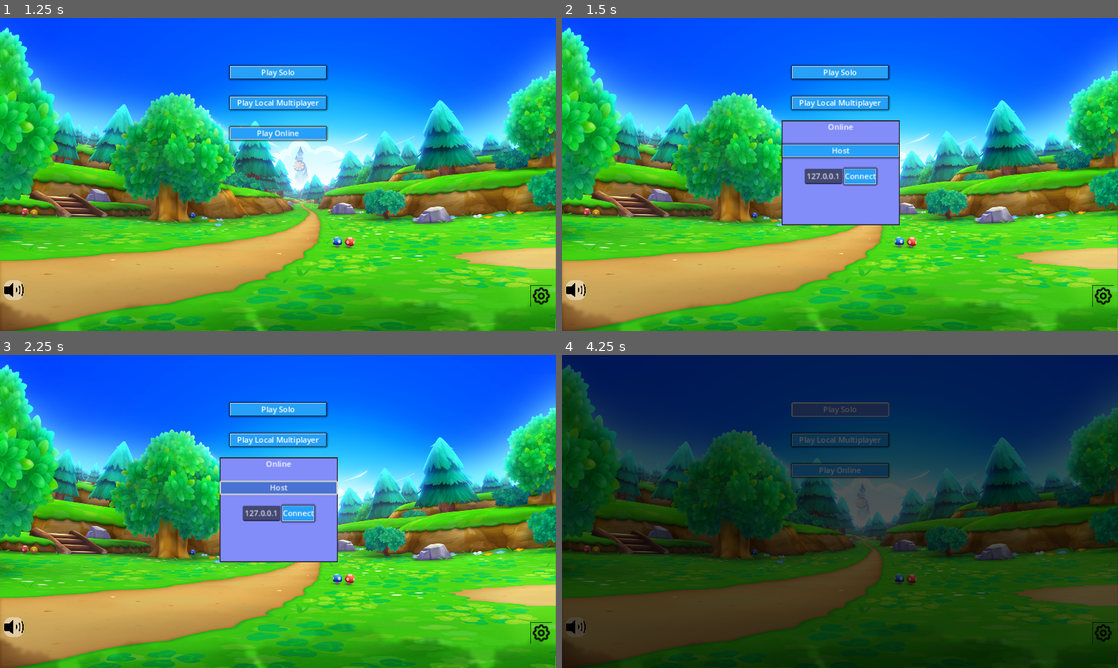
Above: before the commit, frames 1-4 (two rows, left to right).
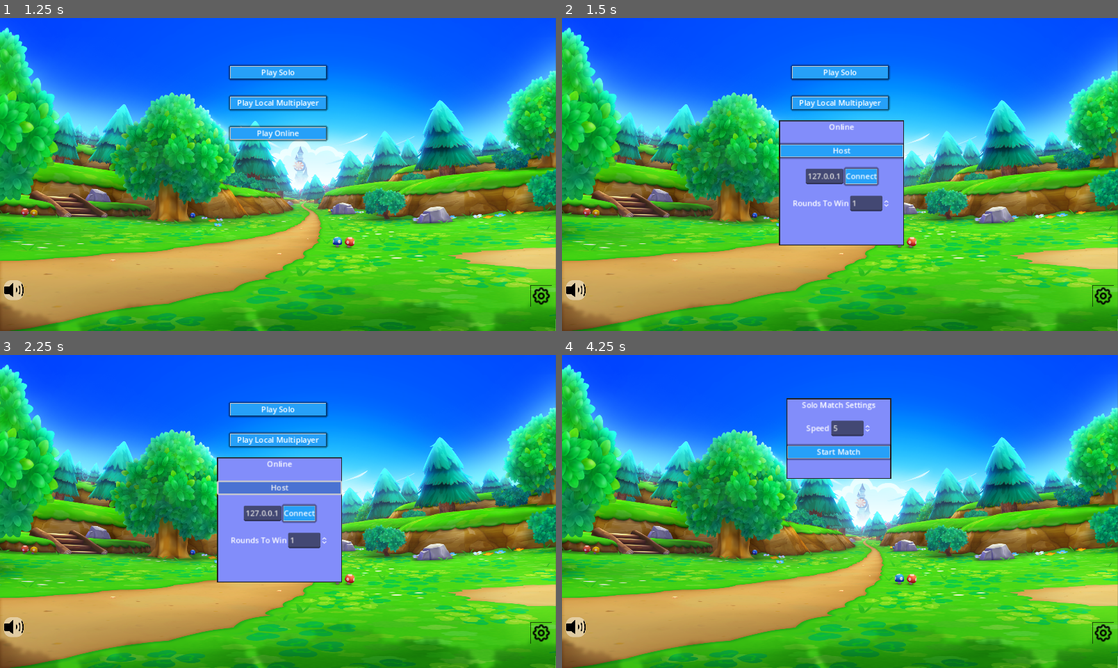
Above: after the commit, the same moments.

Repository: Mageh533/QuickPPOnline
Game: Godot game, scene res://Scenes/UI/MainMenu.tscn
The game is run twice, just before and just after one commit, with the same random seed, the same clock (stepped at 60 frames per second) and the same inputs.
Inputs:
- Up to frame 1 (1.25 s): click "Play Local Multiplayer" at 0.5 s
- Up to frame 2 (1.5 s): click "Play Online" at 1.25 s
- Up to frame 3 (2.25 s): click "Host" at 2 s
- Up to frame 4 (4.25 s): click "Connect" at 2.75 s; click "Play Solo" at 3.5 s

Frame 1 is identical in both runs. In frame 2, 2.9% of the frame differs, in the area x 39-62%, y 32-73%; in frame 3, 2.9%; in frame 4, 100%, in the area x 0-100%, y 0-100%.

Commit message:
WIP match settings

Diff:
--- a/Scenes/UI/MainMenu.tscn
+++ b/Scenes/UI/MainMenu.tscn
@@ -69,6 +69,11 @@
 Panel/styles/panel = SubResource("StyleBoxFlat_ks2fx")
 PopupPanel/styles/panel = SubResource("StyleBoxFlat_baad8")
 
+[sub_resource type="LabelSettings" id="LabelSettings_w71jw"]
+font_color = Color(0.901961, 0.901961, 0, 1)
+outline_size = 2
+outline_color = Color(0, 0, 0, 1)
+
 [sub_resource type="StyleBoxFlat" id="StyleBoxFlat_rwkxl"]
 bg_color = Color(0, 0.713726, 0.996078, 1)
 border_width_left = 1
@@ -87,11 +92,6 @@
 MarginContainer/constants/margin_right = 0
 MarginContainer/constants/margin_top = 0
 Panel/styles/panel = SubResource("StyleBoxFlat_rwkxl")
-
-[sub_resource type="LabelSettings" id="LabelSettings_w71jw"]
-font_color = Color(0.901961, 0.901961, 0, 1)
-outline_size = 2
-outline_color = Color(0, 0, 0, 1)
 
 [sub_resource type="StyleBoxFlat" id="StyleBoxFlat_q34b0"]
 bg_color = Color(1, 1, 1, 0.443137)
@@ -230,59 +230,6 @@
 layout_mode = 2
 text = "Play Online"
 
-[node name="OnlinePopUp" type="PopupPanel" parent="UI/MenuItems"]
-mode = 1
-position = Vector2i(455, 212)
-size = Vector2i(245, 217)
-max_size = Vector2i(31248, 32768)
-
-[node name="VOnlineContainer" type="VBoxContainer" parent="UI/MenuItems/OnlinePopUp"]
-offset_left = 2.0
-offset_top = 2.0
-offset_right = 243.0
-offset_bottom = 215.0
-theme_override_constants/separation = 17
-
-[node name="DirectNet" type="VBoxContainer" parent="UI/MenuItems/OnlinePopUp/VOnlineContainer"]
-layout_mode = 2
-theme = SubResource("Theme_mb2x8")
-theme_override_constants/separation = 24
-
-[node name="Direct" type="Label" parent="UI/MenuItems/OnlinePopUp/VOnlineContainer/DirectNet"]
-layout_mode = 2
-text = "Online"
-horizontal_alignment = 1
-
-[node name="Host" type="Button" parent="UI/MenuItems/OnlinePopUp/VOnlineContainer/DirectNet"]
-layout_mode = 2
-text = "Host"
-
-[node name="Options" type="HBoxContainer" parent="UI/MenuItems/OnlinePopUp/VOnlineContainer/DirectNet"]
-layout_mode = 2
-alignment = 1
-
-[node name="Remote" type="LineEdit" parent="UI/MenuItems/OnlinePopUp/VOnlineContainer/DirectNet/Options"]
-layout_mode = 2
-text = "127.0.0.1"
-max_length = 15
-expand_to_text_length = true
-
-[node name="Connect" type="Button" parent="UI/MenuItems/OnlinePopUp/VOnlineContainer/DirectNet/Options"]
-layout_mode = 2
-text = "Connect"
-
-[node name="PlayerInfo" type="HBoxContainer" parent="UI/MenuItems/OnlinePopUp/VOnlineContainer/DirectNet"]
-layout_mode = 2
-alignment = 1
-
-[node name="Label" type="Label" parent="UI/MenuItems/OnlinePopUp/VOnlineContainer/DirectNet/PlayerInfo"]
-layout_mode = 2
-text = "0 / 0 Players connected"
-
-[node name="Start" type="Button" parent="UI/MenuItems/OnlinePopUp/VOnlineContainer/DirectNet/PlayerInfo"]
-layout_mode = 2
-text = "Start"
-
 [node name="OnlineWarning" type="Label" parent="UI"]
 visible = false
 layout_mode = 0
@@ -294,6 +241,141 @@
 Support coming soon!"
 label_settings = SubResource("LabelSettings_w71jw")
 horizontal_alignment = 1
+
+[node name="OnlinePopUp" type="PopupPanel" parent="UI"]
+mode = 1
+position = Vector2i(450, 212)
+size = Vector2i(259, 259)
+max_size = Vector2i(31248, 32768)
+
+[node name="VOnlineContainer" type="VBoxContainer" parent="UI/OnlinePopUp"]
+offset_left = 2.0
+offset_top = 2.0
+offset_right = 257.0
+offset_bottom = 257.0
+theme_override_constants/separation = 17
+
+[node name="DirectNet" type="VBoxContainer" parent="UI/OnlinePopUp/VOnlineContainer"]
+layout_mode = 2
+theme = SubResource("Theme_mb2x8")
+theme_override_constants/separation = 24
+
+[node name="Direct" type="Label" parent="UI/OnlinePopUp/VOnlineContainer/DirectNet"]
+layout_mode = 2
+text = "Online"
+horizontal_alignment = 1
+
+[node name="Host" type="Button" parent="UI/OnlinePopUp/VOnlineContainer/DirectNet"]
+layout_mode = 2
+text = "Host"
+
+[node name="Options" type="HBoxContainer" parent="UI/OnlinePopUp/VOnlineContainer/DirectNet"]
+layout_mode = 2
+alignment = 1
+
+[node name="Remote" type="LineEdit" parent="UI/OnlinePopUp/VOnlineContainer/DirectNet/Options"]
+layout_mode = 2
+text = "127.0.0.1"
+max_length = 15
+expand_to_text_length = true
+
+[node name="Connect" type="Button" parent="UI/OnlinePopUp/VOnlineContainer/DirectNet/Options"]
+layout_mode = 2
+text = "Connect"
+
+[node name="RoundsToWin" type="HBoxContainer" parent="UI/OnlinePopUp/VOnlineContainer/DirectNet"]
+layout_mode = 2
+alignment = 1
+
+[node name="Label" type="Label" parent="UI/OnlinePopUp/VOnlineContainer/DirectNet/RoundsToWin"]
+layout_mode = 2
+text = "Rounds To Win"
+
+[node name="Rounds" type="SpinBox" parent="UI/OnlinePopUp/VOnlineContainer/DirectNet/RoundsToWin"]
+layout_mode = 2
+min_value = 1.0
+value = 1.0
+rounded = true
+
+[node name="PlayerInfo" type="HBoxContainer" parent="UI/OnlinePopUp/VOnlineContainer/DirectNet"]
+layout_mode = 2
+alignment = 1
+
+[node name="Label" type="Label" parent="UI/OnlinePopUp/VOnlineContainer/DirectNet/PlayerInfo"]
+layout_mode = 2
+text = "0 / 0 Players connected"
+
+[node name="Start" type="Button" parent="UI/OnlinePopUp/VOnlineContainer/DirectNet/PlayerInfo"]
+layout_mode = 2
+text = "Start"
+
+[node name="LocalMatchSettings" type="PopupPanel" parent="UI"]
+position = Vector2i(470, 145)
+size = Vector2i(212, 152)
+
+[node name="Items" type="VBoxContainer" parent="UI/LocalMatchSettings"]
+offset_left = 2.0
+offset_top = 2.0
+offset_right = 210.0
+offset_bottom = 150.0
+theme_override_constants/separation = 20
+
+[node name="Label" type="Label" parent="UI/LocalMatchSettings/Items"]
+layout_mode = 2
+text = "Match Settings"
+horizontal_alignment = 1
+
+[node name="RoundsToWin" type="HBoxContainer" parent="UI/LocalMatchSettings/Items"]
+layout_mode = 2
+alignment = 1
+
+[node name="Label" type="Label" parent="UI/LocalMatchSettings/Items/RoundsToWin"]
+layout_mode = 2
+text = "Rounds To Win"
+
+[node name="Rounds" type="SpinBox" parent="UI/LocalMatchSettings/Items/RoundsToWin"]
+layout_mode = 2
+min_value = 1.0
+value = 1.0
+rounded = true
+
+[node name="StartButton" type="Button" parent="UI/LocalMatchSettings/Items"]
+layout_mode = 2
+text = "Start Match"
+
+[node name="SoloMatchSettings" type="PopupPanel" parent="UI"]
+position = Vector2i(465, 90)
+size = Vector2i(217, 167)
+
+[node name="Items" type="VBoxContainer" parent="UI/SoloMatchSettings"]
+offset_left = 2.0
+offset_top = 2.0
+offset_right = 215.0
+offset_bottom = 165.0
+theme_override_constants/separation = 20
+
+[node name="Label" type="Label" parent="UI/SoloMatchSettings/Items"]
+layout_mode = 2
+text = "Solo Match Settings"
+horizontal_alignment = 1
+
+[node name="SpeedSetting" type="HBoxContainer" parent="UI/SoloMatchSettings/Items"]
+layout_mode = 2
+alignment = 1
+
+[node name="Label" type="Label" parent="UI/SoloMatchSettings/Items/SpeedSetting"]
+layout_mode = 2
+text = "Speed"
+
+[node name="Speed" type="SpinBox" parent="UI/SoloMatchSettings/Items/SpeedSetting"]
+layout_mode = 2
+min_value = 1.0
+value = 1.0
+rounded = true
+
+[node name="SoloStartButton" type="Button" parent="UI/SoloMatchSettings/Items"]
+layout_mode = 2
+text = "Start Match"
 
 [node name="GameContainer" type="Node" parent="."]
 process_mode = 1
@@ -702,9 +784,13 @@
 [connection signal="mouse_entered" from="UI/MenuItems/PlayMPOnline" to="." method="_on_play_mp_online_mouse_entered"]
 [connection signal="mouse_exited" from="UI/MenuItems/PlayMPOnline" to="." method="_on_play_mp_online_mouse_exited"]
 [connection signal="pressed" from="UI/MenuItems/PlayMPOnline" to="." method="_on_play_mp_online_pressed"]
-[connection signal="pressed" from="UI/MenuItems/OnlinePopUp/VOnlineContainer/DirectNet/Host" to="." method="_on_host_pressed"]
-[connection signal="pressed" from="UI/MenuItems/OnlinePopUp/VOnlineContainer/DirectNet/Options/Connect" to="." method="_on_connect_pressed"]
-[connection signal="pressed" from="UI/MenuItems/OnlinePopUp/VOnlineContainer/DirectNet/PlayerInfo/Start" to="." method="_on_start_pressed"]
+[connection signal="pressed" from="UI/OnlinePopUp/VOnlineContainer/DirectNet/Host" to="." method="_on_host_pressed"]
+[connection signal="pressed" from="UI/OnlinePopUp/VOnlineContainer/DirectNet/Options/Connect" to="." method="_on_connect_pressed"]
+[connection signal="value_changed" from="UI/OnlinePopUp/VOnlineContainer/DirectNet/RoundsToWin/Rounds" to="." method="_on_rounds_value_changed"]
+[connection signal="pressed" from="UI/OnlinePopUp/VOnlineContainer/DirectNet/PlayerInfo/Start" to="." method="_on_start_pressed"]
+[connection signal="value_changed" from="UI/LocalMatchSettings/Items/RoundsToWin/Rounds" to="." method="_on_rounds_value_changed"]
+[connection signal="pressed" from="UI/LocalMatchSettings/Items/StartButton" to="." method="_on_start_button_pressed"]
+[connection signal="pressed" from="UI/SoloMatchSettings/Items/SoloStartButton" to="." method="_on_solo_start_button_pressed"]
 [connection signal="pressed" from="PermaUI/SoundButton" to="." method="_on_sound_button_pressed"]
 [connection signal="pressed" from="PermaUI/ControlsPopUp/Controls/P1Controls/p1_up/p1up" to="PermaUI/ControlsPopUp" method="_on_p_1_up_pressed"]
 [connection signal="pressed" from="PermaUI/ControlsPopUp/Controls/P1Controls/p1_down/p1down" to="PermaUI/ControlsPopUp" method="_on_p_1_down_pressed"]
--- a/Scripts/Menu/MainMenu.gd
+++ b/Scripts/Menu/MainMenu.gd
@@ -9,14 +9,16 @@
 const PORT = 4433
 
 func _ready():
+	$UI/SoloMatchSettings/Items/SpeedSetting/Speed.value = GameManager.soloMatchSettings.speed
+	$UI/LocalMatchSettings/Items/RoundsToWin/Rounds.value = GameManager.matchSettings.roundsToWin
 	$PermaUI/PausedPanel.hide()
 	$PermaUI/TouchScreenControls.hide()
 	if OS.get_name() == "Web":
 		$UI/MenuItems/PlayMPOnline.disabled = true
 		$PermaUI/SettingsPopUp/VBoxContainer/Exit.queue_free()
 	$PermaUI/SoundPopUp/VSlider.value = db_to_linear(AudioServer.get_bus_volume_db(masterVolumeIndex))
-	$UI/MenuItems/OnlinePopUp.hide()
-	$UI/MenuItems/OnlinePopUp/VOnlineContainer/DirectNet/PlayerInfo.hide()
+	$UI/OnlinePopUp.hide()
+	$UI/OnlinePopUp/VOnlineContainer/DirectNet/PlayerInfo.hide()
 	# You can save bandwidth by disabling server relay and peer notifications.
 	multiplayer.server_relay = false
 
@@ -46,11 +48,13 @@
 	get_tree().paused = false
 
 func _on_play_mp_local_pressed():
-	setUpLocalGame()
-	await playFadeAnims("fadeIn")
-	start_game()
+	$UI/LocalMatchSettings.show()
 
 func _on_play_solo_pressed():
+	$UI/SoloMatchSettings.show()
+
+func _on_solo_start_button_pressed():
+	$UI/SoloMatchSettings.hide()
 	setUpLocalGame()
 	await playFadeAnims("fadeIn")
 	currentGame = SoloGame.instantiate()
@@ -60,6 +64,11 @@
 	get_tree().paused = false
 	$PermaUI/TouchScreenControls.show()
 
+func _on_start_button_pressed():
+	$UI/LocalMatchSettings.hide()
+	setUpLocalGame()
+	await playFadeAnims("fadeIn")
+	start_game()
 
 func on_restart_pressed():
 	await playFadeAnims("fadeIn")
@@ -122,7 +131,7 @@
 	start_game.rpc()
 
 func _on_play_mp_online_pressed():
-	$UI/MenuItems/OnlinePopUp.visible = true
+	$UI/OnlinePopUp.visible = true
 
 @rpc("any_peer", "call_local")
 func start_game():
@@ -150,14 +159,14 @@
 		OS.alert("Failed to start multiplayer server.")
 		return
 	else:
-		$UI/MenuItems/OnlinePopUp/VOnlineContainer/DirectNet/PlayerInfo.visible = true
-		$UI/MenuItems/OnlinePopUp/VOnlineContainer/DirectNet/PlayerInfo/Start.disabled = true
-		$UI/MenuItems/OnlinePopUp/VOnlineContainer/DirectNet/PlayerInfo/Label.text = "1 / 2 Players connected"
+		$UI/OnlinePopUp/VOnlineContainer/DirectNet/PlayerInfo.visible = true
+		$UI/OnlinePopUp/VOnlineContainer/DirectNet/PlayerInfo/Start.disabled = true
+		$UI/OnlinePopUp/VOnlineContainer/DirectNet/PlayerInfo/Label.text = "1 / 2 Players connected"
 	multiplayer.multiplayer_peer = peer
 
 func _on_connect_pressed():
 	# Start as client.
-	var txt : String = $UI/MenuItems/OnlinePopUp/VOnlineContainer/DirectNet/Options/Remote.text
+	var txt : String = $UI/OnlinePopUp/VOnlineContainer/DirectNet/Options/Remote.text
 	if txt == "":
 		OS.alert("Need a remote to connect to.")
 		return
@@ -179,13 +188,13 @@
 		setSecondPlayerId.rpc_id(id, id)
 
 func peer_connected(_id):
-	$UI/MenuItems/OnlinePopUp/VOnlineContainer/DirectNet/PlayerInfo.visible = true
-	$UI/MenuItems/OnlinePopUp/VOnlineContainer/DirectNet/PlayerInfo/Start.disabled = false
-	$UI/MenuItems/OnlinePopUp/VOnlineContainer/DirectNet/PlayerInfo/Label.text = "2 / 2 Players connected"
+	$UI/OnlinePopUp/VOnlineContainer/DirectNet/PlayerInfo.visible = true
+	$UI/OnlinePopUp/VOnlineContainer/DirectNet/PlayerInfo/Start.disabled = false
+	$UI/OnlinePopUp/VOnlineContainer/DirectNet/PlayerInfo/Label.text = "2 / 2 Players connected"
 
 func peer_disconnected(_id):
-	$UI/MenuItems/OnlinePopUp/VOnlineContainer/DirectNet/PlayerInfo/Start.disabled = true
-	$UI/MenuItems/OnlinePopUp/VOnlineContainer/DirectNet/PlayerInfo/Label.text = "1 / 2 Players connected"
+	$UI/OnlinePopUp/VOnlineContainer/DirectNet/PlayerInfo/Start.disabled = true
+	$UI/OnlinePopUp/VOnlineContainer/DirectNet/PlayerInfo/Label.text = "1 / 2 Players connected"
 
 func connection_failed():
 	pass
@@ -203,3 +212,6 @@
 
 func _on_check_box_toggled(button_pressed):
 	GameManager.fpsCounter = button_pressed
+
+func _on_rounds_value_changed(value):
+	GameManager.matchSettings.roundsToWin = value
--- a/Scripts/Multiplayer/GameManager.gd
+++ b/Scripts/Multiplayer/GameManager.gd
@@ -14,13 +14,16 @@
 	"maxChain" : 0,
 	"speed" : 0
 }
-var matchSettings = {
-	"roundsToWin" : 2
-}
 var matchInfo = {
 	"matchTime" : 0,
 	"p1Wins" : 0,
 	"p2Wins" : 0
+}
+var matchSettings = {
+	"roundsToWin" : 2
+}
+var soloMatchSettings = {
+	"speed" : 5
 }
 
 # Global functions
